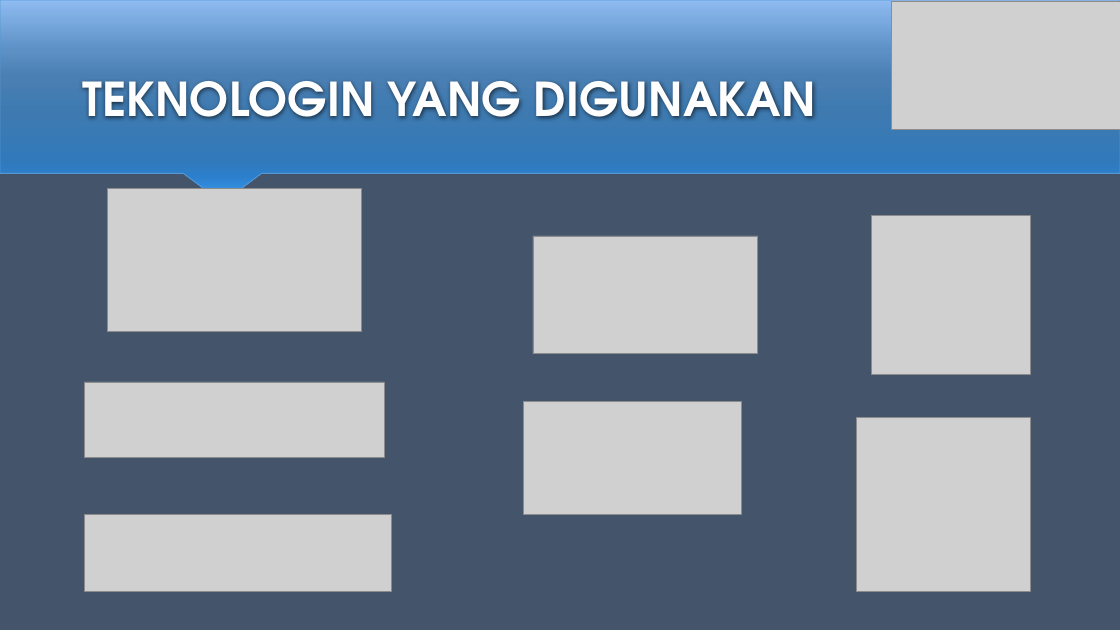
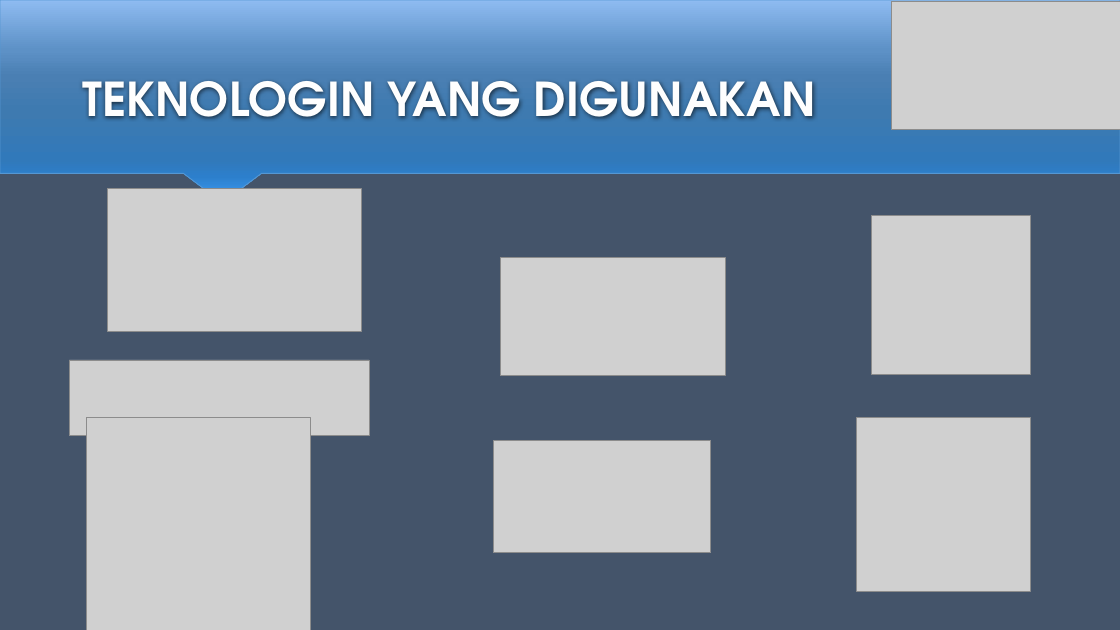
Before and after one commit to acel5o/FinalProject, a slide deck: slide 6 of Presentasi/Mobile Banking Application.pptx. Drawn at 1120x630 pixels with LibreOffice and Linux fonts; fonts in the diff are those of the drawing; grey boxes stand for pictures. Boxes give left, top, right and bottom in pixels: in the first picture for what was removed or moved away, otherwise in the second. Text is boxed around its words. In the diff, an @@ line names an element or a change of style, - is before the commit and + after.

```diff
--- a/Presentasi/Mobile Banking Application.pptx
+++ b/Presentasi/Mobile Banking Application.pptx
@@ picture: place and size @@
-picture at bbox=[533, 236, 758, 354]
+picture at bbox=[501, 258, 726, 376]
@@ picture: place and size @@
-picture at bbox=[85, 382, 385, 458]
+picture at bbox=[70, 360, 370, 436]
@@ picture added at bbox=[87, 418, 311, 630] @@
@@ picture: place and size @@
-picture at bbox=[523, 402, 741, 514]
+picture at bbox=[493, 440, 711, 553]
@@ picture removed at bbox=[85, 514, 392, 592] @@
```
Also in this commit, not shown: 5 other files.
